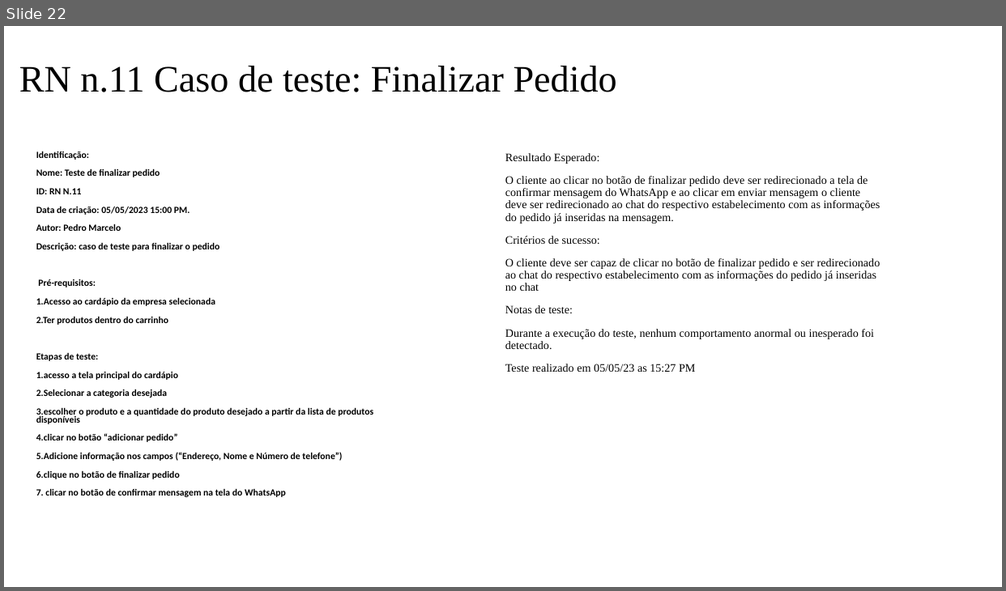
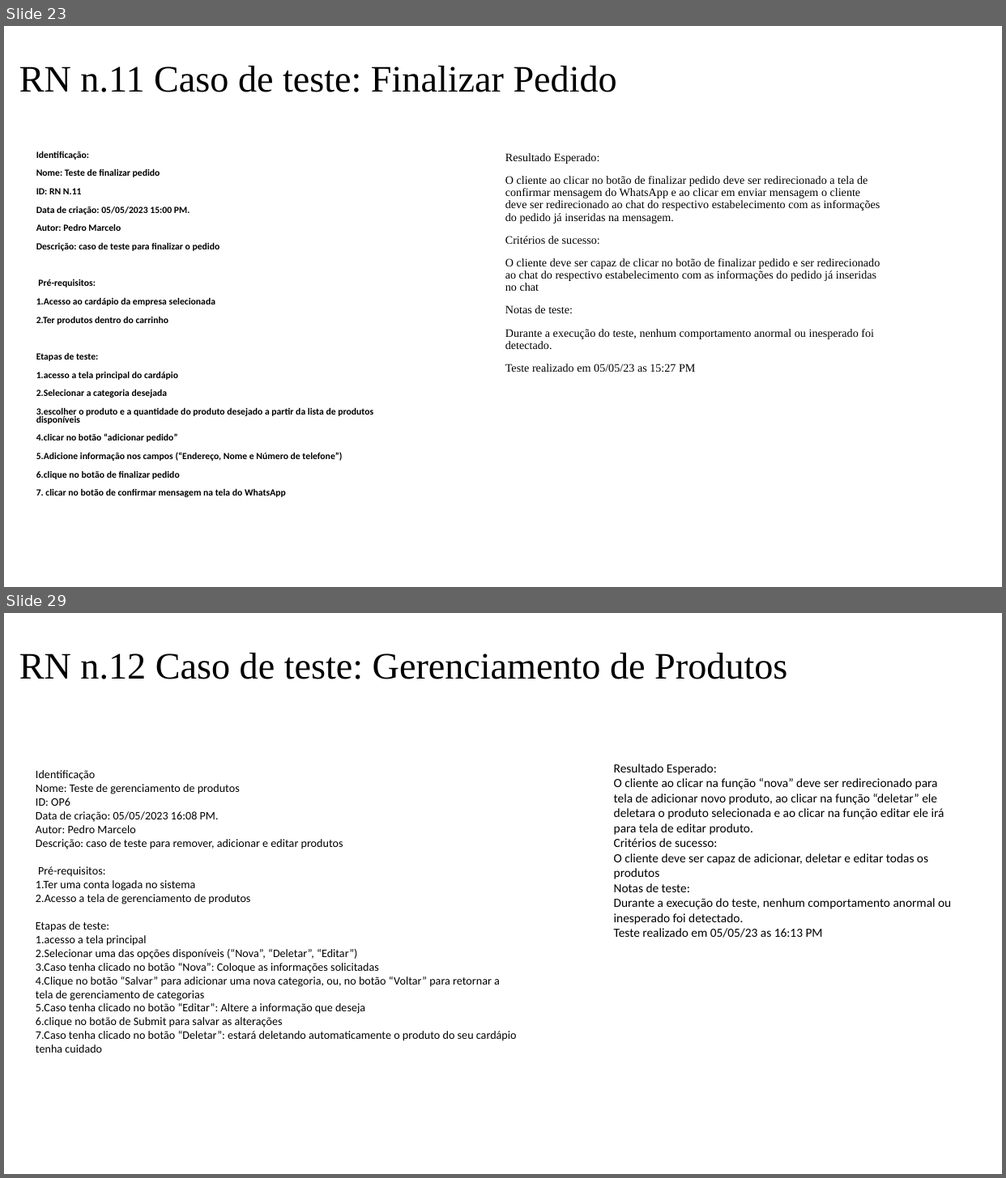
Before and after one commit to PedroAssencao/Cardapio, a slide deck: Cardápio/Documentação/Documentação Cardapio.pptx. Shown one above the other, each under a label of ours: slide 22 before the commit, slides 23 and 29 after it; the slides between them are not shown. The pictures are 1006x591 and 1006x1178 pixels, drawn with LibreOffice and Linux fonts; fonts in the diff are those of the drawing. Boxes give left, top, right and bottom in pixels: in the first picture for what was removed or moved away, otherwise in the second. Text is boxed around its words. In the diff, an @@ line names an element or a change of style, - is before the commit and + after.

```diff
--- a/Cardápio/Documentação/Documentação Cardapio.pptx
+++ b/Cardápio/Documentação/Documentação Cardapio.pptx
@@ slide 29 added at <box>4,613,1002,1174</box>, background #FFFFFF @@
@@ title added at <box>19,653,787,679</box>, 36 pt, text #000000 @@
+RN n.12 Caso de teste: Gerenciamento de Produtos
@@ text added at <box>36,770,517,1053</box>, 11 pt, text #000000 @@
+Identificação
+Nome: Teste de gerenciamento de produtos
+ID: OP6
+Data de criação: 05/05/2023 16:08 PM.
+Autor: Pedro Marcelo
+Descrição: caso de teste para remover, adicionar e editar produtos
+Pré-requisitos:
+1.Ter uma conta logada no sistema
+2.Acesso a tela de gerenciamento de produtos
+Etapas de teste:
+1.acesso a tela principal
+2.Selecionar uma das opções disponíveis (“Nova”, “Deletar”, “Editar”)
+3.Caso tenha clicado no botão “Nova”: Coloque as informações solicitadas
+4.Clique no botão “Salvar” para adicionar uma nova categoria, ou, no botão “Voltar” para retornar a tela de gerenciamento de categorias
+5.Caso tenha clicado no botão “Editar”: Altere a informação que deseja
+6.clique no botão de Submit para salvar as alterações
+7.Caso tenha clicado no botão “Deletar”: estará deletando automaticamente o produto do seu cardápio tenha cuidado
@@ text added at <box>614,764,951,938</box>, 12 pt, text #000000 @@
+Resultado Esperado:
+O cliente ao clicar na função “nova” deve ser redirecionado para tela de adicionar novo produto, ao clicar na função “deletar” ele deletara o produto selecionada e ao clicar na função editar ele irá para tela de editar produto.
+Critérios de sucesso:
+O cliente deve ser capaz de adicionar, deletar e editar todas os produtos
+Notas de teste:
+Durante a execução do teste, nenhum comportamento anormal ou inesperado foi detectado.
+Teste realizado em 05/05/23 as 16:13 PM
@@ what was slide 22 is now slide 23 @@
```
Also in this commit, not shown: 11 slides changed, 6 other slides added, 47 other files.
